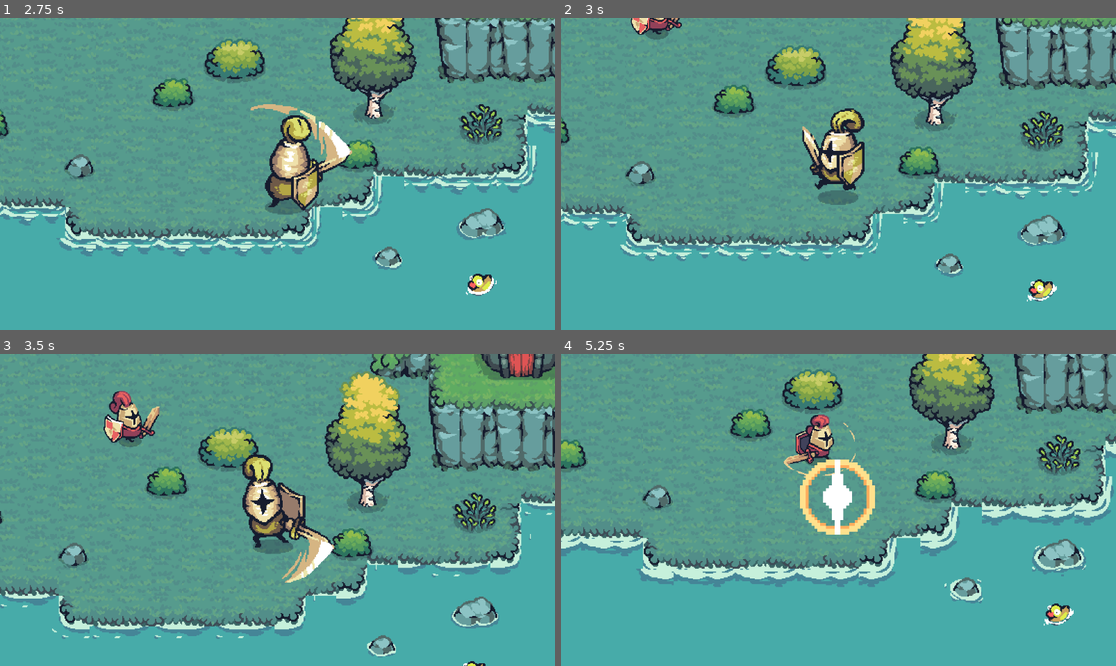
Above: before the commit, frames 1-4 (two rows, left to right).
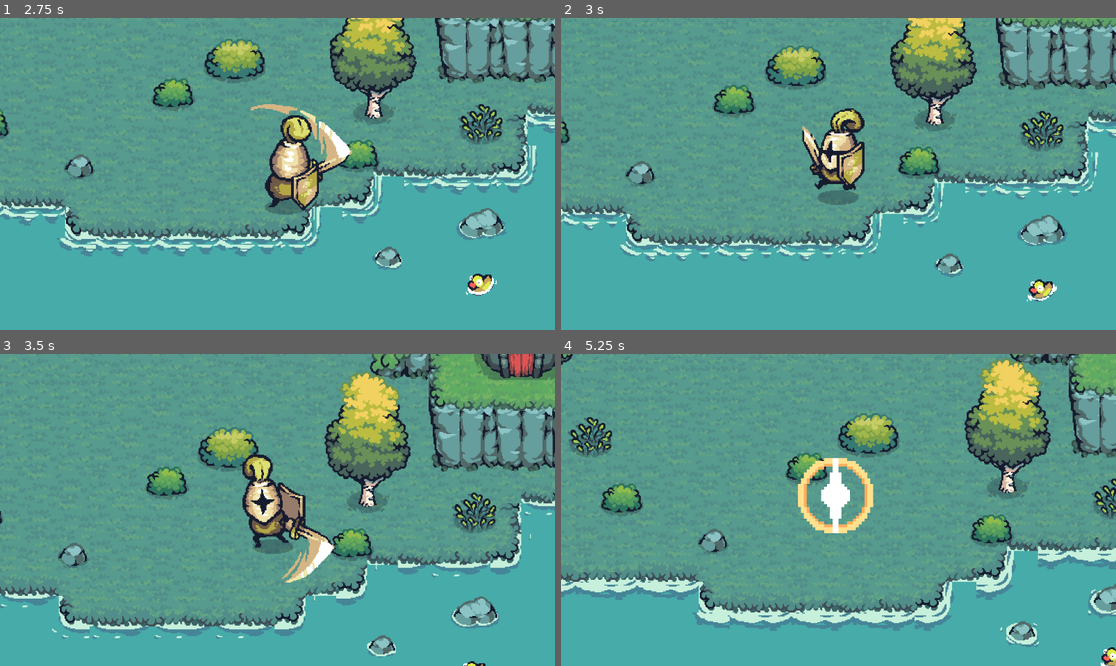
Above: after the commit, the same moments.

Repository: ccxavi/echoes
Game: Godot game, scene res://scenes/game.tscn
Same seed, same stepped clock (60 frames per second), same inputs: the game is played once before the commit and once after it.
Inputs (mouse positions are in pixels of both pictures, inside the frame that each line leads up to):
- Up to frame 1 (2.75 s): move the mouse to (399, 158) at 0.52 s; hold D (move_right) 0.53-1.28 s; click (399, 158) at 0.6 s; move the mouse to (166, 189) at 1.27 s; hold S (move_down) 1.28-2.03 s; click (166, 189) at 1.35 s; move the mouse to (333, 105) at 2.02 s; hold D (move_right) from 2.03 s (still down); tap Shift (dash) at 2.1 s; click (333, 105) at 2.3 s
- Up to frame 2 (3 s): move the mouse to (810, 236) at 2.77 s; release D (move_right) at 2.78 s; hold W (move_up) from 2.78 s (still down); tap 1 (switch_1) at 2.85 s
- Up to frame 3 (3.5 s): keep holding W (move_up); click (249, 572) at 3.05 s
- Up to frame 4 (5.25 s): move the mouse to (1005, 556) at 3.52 s; release W (move_up) at 3.53 s; hold 2 (switch_2) 3.53-4.28 s; hold A (move_left) 3.53-5.03 s; click (1005, 556) at 3.8 s; move the mouse to (672, 463) at 4.27 s; tap 3 (switch_3) at 4.35 s; click (672, 463) at 4.55 s; move the mouse to (866, 510) at 5.02 s; hold S (move_down) from 5.03 s (still down); hold 4 (switch_4) from 5.03 s (still down)

Frame 1 is identical in both runs. In frame 2, 0.5% of the frame differs, in the area x 12-22%, y 0-7%; in frame 3, 1.1%; in frame 4, 40%, in the area x 0-100%, y 0-100%.

Commit message:
feat: alert animation

Diff:
--- a/scenes/enemy.tscn
+++ b/scenes/enemy.tscn
@@ -1,10 +1,14 @@
-[gd_scene load_steps=37 format=3 uid="uid://ubd6545ym8aw"]
+[gd_scene load_steps=41 format=3 uid="uid://ubd6545ym8aw"]
 
 [ext_resource type="Script" uid="uid://ctjxlfrs606" path="res://scripts/enemy.gd" id="1_7p1mj"]
 [ext_resource type="Texture2D" uid="uid://dty1om5ftwa0a" path="res://assets/effects/fire.png" id="2_5uy6h"]
+[ext_resource type="Texture2D" uid="uid://cgvut2olu2ua2" path="res://assets/effects/exlamation/0.png" id="2_ipns3"]
 [ext_resource type="Texture2D" uid="uid://8nnqpt2h12c" path="res://assets/effects/slash.png" id="2_md0e3"]
 [ext_resource type="Texture2D" uid="uid://8jwixdteculs" path="res://assets/effects/hit/3.png" id="3_4ra3w"]
+[ext_resource type="Texture2D" uid="uid://wsa3fx031bgw" path="res://assets/effects/exlamation/1.png" id="3_8qclf"]
+[ext_resource type="Texture2D" uid="uid://bgxp63wt43vpr" path="res://assets/effects/exlamation/2.png" id="4_w8i8w"]
 [ext_resource type="Texture2D" uid="uid://c7ytcgi6aed0i" path="res://assets/enemies/Dead.png" id="5_c4w8v"]
+[ext_resource type="Texture2D" uid="uid://ccbev1aoef55u" path="res://assets/effects/exlamation/4.png" id="5_otmr2"]
 
 [sub_resource type="AtlasTexture" id="AtlasTexture_md484"]
 atlas = ExtResource("2_5uy6h")
@@ -60,6 +64,29 @@
 
 [sub_resource type="SpriteFrames" id="SpriteFrames_md484"]
 animations = [{
+"frames": [{
+"duration": 1.0,
+"texture": ExtResource("2_ipns3")
+}, {
+"duration": 1.0,
+"texture": ExtResource("3_8qclf")
+}, {
+"duration": 1.0,
+"texture": ExtResource("4_w8i8w")
+}, {
+"duration": 1.0,
+"texture": ExtResource("4_w8i8w")
+}, {
+"duration": 1.0,
+"texture": ExtResource("4_w8i8w")
+}, {
+"duration": 1.0,
+"texture": ExtResource("5_otmr2")
+}],
+"loop": false,
+"name": &"exclamation",
+"speed": 5.0
+}, {
 "frames": [{
 "duration": 1.0,
 "texture": SubResource("AtlasTexture_md484")
@@ -237,8 +264,8 @@
 z_index = 20
 scale = Vector2(1.4488385, 1.3553885)
 sprite_frames = SubResource("SpriteFrames_md484")
-animation = &"slash"
-frame = 4
+animation = &"exclamation"
+frame = 5
 frame_progress = 1.0
 
 [node name="HitParticles" type="CPUParticles2D" parent="."]
--- a/scripts/audio_manager.gd
+++ b/scripts/audio_manager.gd
@@ -16,6 +16,7 @@
 	"hurt": preload("res://assets/audio/hurt.wav"),
 	"tnt_throw": preload("res://assets/audio/tnt_throw.wav"),
 	"tnt_explode": preload("res://assets/audio/tnt_explode.wav"),
+	"exclamation": preload("res://assets/audio/exclamation.wav"),
 }
 
 const POOL_SIZE = 8
--- a/scripts/enemy.gd
+++ b/scripts/enemy.gd
@@ -13,18 +13,21 @@
 @export var knockback_power = 400.0
 
 @export_group("AI")
-@export var detection_range = 600.0
+@export var detection_range = 300.0
 @export var stop_distance = 20.0
 @export var attack_windup_time = 0.5
+@export var alert_duration = 0.6 # How long to stand still while "!" plays
 
 # --- STATE VARIABLES ---
 var hp = max_hp
 var can_attack = true
 var knockback_velocity = Vector2.ZERO
+var is_alerted: bool = false
+var is_reacting: bool = false # Blocks AI while the "!" animation plays
 
 # --- AUDIO VARIABLES ---
 var footstep_timer: float = 0.0
-const FOOTSTEP_INTERVAL: float = 0.35 # Adjust speed of footsteps
+const FOOTSTEP_INTERVAL: float = 0.35
 
 # --- BURN STATE ---
 var is_burning: bool = false
@@ -41,29 +44,23 @@
 
 func _ready():
 	hp = max_hp
-
-	if death:
-		death.visible = false
-
-	# 1. SETUP VFX
+	if death: death.visible = false
+
 	vfx.visible = false
 	if not vfx.animation_finished.is_connected(_on_vfx_finished):
 		vfx.animation_finished.connect(_on_vfx_finished)
 
-	# 2. SETUP HITBOX
 	if hitbox and not hitbox.body_entered.is_connected(_on_hitbox_body_entered):
 		hitbox.body_entered.connect(_on_hitbox_body_entered)
 
-	# 3. SETUP PARTICLES
 	if hit_particles:
 		hit_particles.emitting = false
 
 func _physics_process(delta: float) -> void:
-	# Update timers
 	if footstep_timer > 0:
 		footstep_timer -= delta
 
-	# 1. KNOCKBACK PHYSICS
+	# 1. KNOCKBACK PHYSICS (Always takes priority)
 	if knockback_velocity != Vector2.ZERO:
 		knockback_velocity = knockback_velocity.move_toward(Vector2.ZERO, knockback_friction * delta)
 		velocity = knockback_velocity
@@ -73,36 +70,77 @@
 	if is_burning:
 		_process_burn(delta)
 
-	# 2. State Check
+	# 2. WAIT FOR ALERT (New Priority Check)
+	# If we are currently playing the "!" animation, do nothing else.
+	if is_reacting:
+		velocity = Vector2.ZERO
+		move_and_slide()
+		return
+
+	# 3. State Check
 	if not can_attack:
 		velocity = Vector2.ZERO
 		move_and_slide()
 		return
 
-	# 3. Find Target
+	# 4. Find Target
 	var target = get_active_player()
 
 	if target == null:
+		if is_alerted: is_alerted = false
 		idle_behavior()
 		return
 
-	# 4. Calculate Distance
+	# 5. Calculate Distance
 	var dist = global_position.distance_to(target.global_position)
 
-	# 5. Decide Action
+	# 6. Decide Action
 	if dist <= stop_distance:
 		velocity = Vector2.ZERO
 		if can_attack:
-			start_attack_sequence(target) # Pass target to face them
+			start_attack_sequence(target)
 		else:
-			# If on cooldown but close, play idle
 			if animated_sprite_2d.animation != "attack":
 				play_anim("idle")
 
 	elif dist < detection_range:
-		chase_target(target)
+		# If we haven't seen the player yet...
+		if not is_alerted:
+			start_alert_sequence(target) # Trigger the pause + VFX
+		else:
+			# If we already did the alert, just chase normally
+			chase_target(target)
 	else:
+		# Player escaped range
+		if is_alerted: is_alerted = false
 		idle_behavior()
+
+# --- ALERT SEQUENCE ---
+func start_alert_sequence(target: Node2D):
+	is_reacting = true  # Locks movement in _physics_process
+	velocity = Vector2.ZERO # Stop moving immediately
+
+	# Face the player so we look surprised AT them
+	var direction = global_position.direction_to(target.global_position)
+	face_direction(direction.x)
+	play_anim("idle")
+
+	play_alert_vfx()
+
+	# Wait for the animation/reaction time
+	await get_tree().create_timer(alert_duration).timeout
+
+	is_alerted = true # Mark as seen
+	is_reacting = false # Unlock movement
+
+func play_alert_vfx():
+	if vfx:
+		vfx.visible = true
+		vfx.frame = 0
+		vfx.rotation = 0
+		vfx.position = Vector2(0, -40)
+		vfx.play("exclamation")
+		AudioManager.play_sfx("exclamation", 0.0, -8.0)
 
 # --- MOVEMENT LOGIC ---
 func chase_target(target: Node2D):
@@ -113,16 +151,12 @@
 	velocity = final_velocity
 	move_and_slide()
 
-	# Play Run Animation
 	play_anim("run")
 
-	# --- FOOTSTEP SFX ---
 	if footstep_timer <= 0:
-		# Play grass sound, slightly quieter for enemies (-10db)
 		AudioManager.play_sfx("grass", 0.1, -20.0)
 		footstep_timer = FOOTSTEP_INTERVAL
 
-	# Flip sprite based on movement direction
 	face_direction(direction.x)
 
 func idle_behavior():
@@ -140,19 +174,19 @@
 	return force
 
 func face_direction(dir_x: float):
-	# Assuming your sprite defaults to facing RIGHT:
 	if dir_x < 0:
-		animated_sprite_2d.flip_h = true  # Face Left
+		animated_sprite_2d.flip_h = true
 	elif dir_x > 0:
-		animated_sprite_2d.flip_h = false # Face Right
+		animated_sprite_2d.flip_h = false
 
 # --- COMBAT LOGIC ---
 func take_damage(amount: int, source_pos: Vector2 = Vector2.ZERO, is_critical: bool = false, is_fire_damage: bool = false):
 	hp -= amount
 
-	# --- 1. ANIMATION & VFX ---
+	# RESET VFX position in case it was moved by Alert logic
 	vfx.visible = true
 	vfx.frame = 0
+	vfx.position = Vector2.ZERO
 
 	if is_fire_damage:
 		vfx.play("fire")
@@ -161,7 +195,6 @@
 		vfx.play("slash")
 		vfx.rotation = 0
 
-	# --- 2. KNOCKBACK ---
 	if source_pos != Vector2.ZERO and not is_fire_damage:
 		var knockback_dir = (global_position - source_pos).normalized()
 		var power = knockback_power * 1.5 if is_critical else knockback_power
@@ -172,15 +205,14 @@
 			hit_particles.restart()
 			hit_particles.emitting = true
 
-	# --- 3. FLASH COLOR ---
 	if is_fire_damage:
-		modulate = Color(2, 0.5, 0) # Orange Flash
+		modulate = Color(2, 0.5, 0)
 		AudioManager.play_sfx("fire", 0.1, -20)
 	elif is_critical:
-		modulate = Color(0.6, 0, 0)   # Red Flash
+		modulate = Color(0.6, 0, 0)
 		AudioManager.play_sfx("crit", 0.1)
 	else:
-		modulate = Color(10, 10, 10) # White Flash
+		modulate = Color(10, 10, 10)
 		AudioManager.play_sfx("hit", 0.1)
 
 	var tween = create_tween()
@@ -195,64 +227,47 @@
 func start_attack_sequence(target_node = null):
 	can_attack = false
 
-	# 1. Face the player before attacking
 	if target_node:
 		var dir_to_target = global_position.direction_to(target_node.global_position)
 		face_direction(dir_to_target.x)
 
-	# 2. Play Attack Animation & SFX
 	play_anim("attack")
-
-	# --- ATTACK SFX ---
 	AudioManager.play_sfx("woosh", 0.1, -10)
 
-	# 3. Deal Damage
 	if hp > 0:
 		var bodies = hitbox.get_overlapping_bodies()
 		for body in bodies:
 			if body.is_in_group("player") and body.has_method("take_damage"):
 				body.take_damage(damage, global_position, self)
 
-	# 4. Wait for Windup (Time until the hit actually lands)
 	await get_tree().create_timer(attack_windup_time).timeout
 
-	# Only wait for the animation to finish IF it is still playing.
-	# If the windup was longer than the animation, this skips the wait entirely.
 	if animated_sprite_2d.animation == "attack" and animated_sprite_2d.is_playing():
 		await animated_sprite_2d.animation_finished
 
-	# 5. Return to Idle and start Cooldown
 	play_anim("idle")
 	await get_tree().create_timer(attack_cooldown).timeout
 	can_attack = true
 
 func die():
-	if not is_physics_processing():
-		return
-
-	# 1. STOP GAMEPLAY LOGIC
+	if not is_physics_processing(): return
+
 	set_physics_process(false)
 	can_attack = false
 	velocity = Vector2.ZERO
 
-	# 2. HIDE ALIVE VISUALS
 	animated_sprite_2d.visible = false
 	vfx.visible = false
 	if hit_particles: hit_particles.emitting = false
 
-	# 3. PLAY DEATH ANIMATION
 	if death:
 		death.visible = true
 		death.play("default")
 		AudioManager.play_sfx("enemy_death", 0.1)
 		await death.animation_finished
 
-	# 4. DELETE OBJECT
 	queue_free()
 
-# ... (Helpers remain unchanged)
-
-# --- HELPERS ---
 func get_active_player() -> Node2D:
 	var players = get_tree().get_nodes_in_group("player")
 	for p in players:
@@ -260,18 +275,13 @@
 	return null
 
 func play_anim(anim_name: String):
-	# Prevents restarting the animation if it's already playing
 	if animated_sprite_2d.animation == anim_name and animated_sprite_2d.is_playing():
 		return
-
 	if animated_sprite_2d.sprite_frames.has_animation(anim_name):
 		animated_sprite_2d.play(anim_name)
 
-func _on_hitbox_body_entered(_body):
-	pass
-
-func _on_vfx_finished():
-	vfx.visible = false
+func _on_hitbox_body_entered(_body): pass
+func _on_vfx_finished(): vfx.visible = false
 
 func apply_burn(dmg_per_tick: int, duration: float):
 	is_burning = true
Not shown, added: assets/audio/exclamation.wav.import
Binary file added: assets/effects/exlamation/0.png
Not shown, added: assets/effects/exlamation/0.png.import
Binary file added: assets/effects/exlamation/1.png
Not shown, added: assets/effects/exlamation/1.png.import
Binary file added: assets/effects/exlamation/2.png
Not shown, added: assets/effects/exlamation/2.png.import
Binary file added: assets/effects/exlamation/3.png
Not shown, added: assets/effects/exlamation/3.png.import
Binary file added: assets/effects/exlamation/4.png
Not shown, added: assets/effects/exlamation/4.png.import
Not shown, added: assets/audio/exclamation.wav
(and 1 more such lines)
